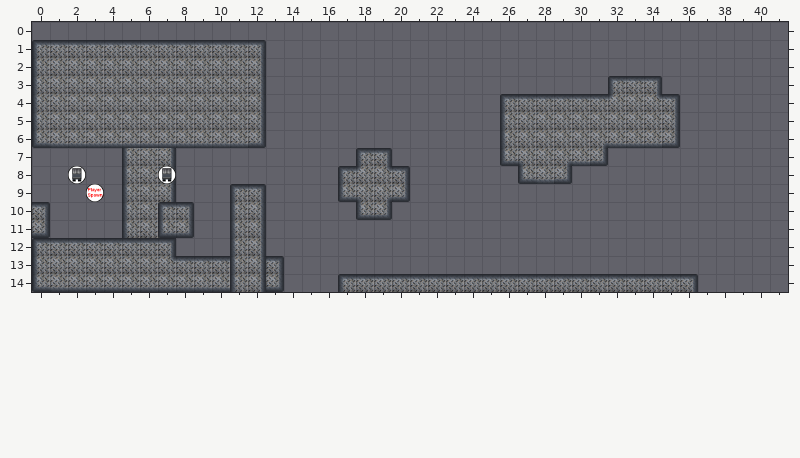
One commit to this Tiled map: core/assets/maps/map1.tmx. That is the earlier state.
Cells are 64x64 px. Shown: x 0..41, y 0..14.
New version:
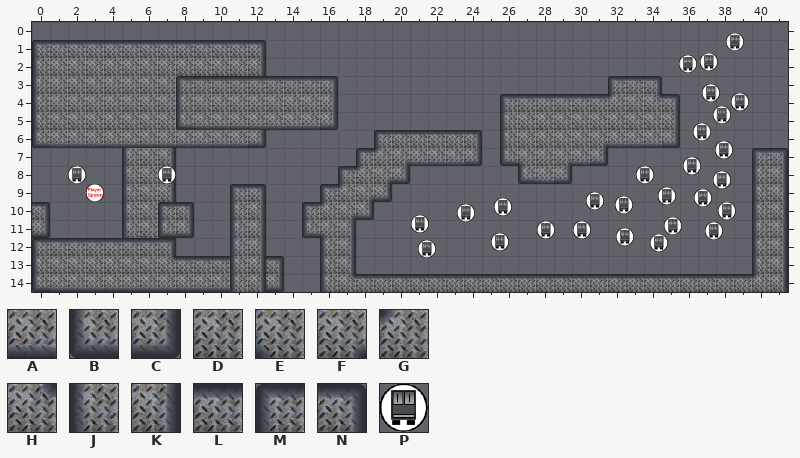
Key: from "blocks": A 0, B 1, C 2, D 3, E 4, F 5, G 6, H 7, J 8, K 9, L 10, M 11, N 12; from "spawns": P 1 "mob".
_ is an empty cell, . an unchanged one.
Objects are placed by their top-left corner, in cells (3,4 is the top-left corner of cell 3,4); size is 1x1 cell unless given.
Changes in this commit:
--- layer "mgLayer"
@@ x 15..41 @@
- 6 ....______.................
- 7 ....N_____...............__
- 8 ....HN...................__
- 9 ._BEFC...................__
-10 ___BC....................__
-11 ___......................__
-12 .__......................__
-13 .__......................__
-14 ._M..................N_____
+ 6 ....MLLLLN.................
+ 7 ....GFAAAC...............MN
+ 8 ....FC...................JK
+ 9 .MGFC_...................JK
+10 MGFC_....................JK
+11 BEK......................JK
+12 .JK......................JK
+13 .JK......................JK
+14 .JH..................LLLLGK
--- layer "fgLayer"
@@ x 8..16 @@
- 3 _________
- 4 _..._____
- 5 _________
+ 3 MLLLLLLLN
+ 4 J...DDDDK
+ 5 BAAAAAAAC
--- layer "ojLayer"
+P "mob" at 38.6,0.6
+P "mob" at 37.1,1.7
+P "mob" at 35.9,1.8
+P "mob" at 37.2,3.5
+P "mob" at 38.8,4
+P "mob" at 37.9,4.7
+P "mob" at 36.7,5.6
+P "mob" at 37.9,6.6
+P "mob" at 36.1,7.5
+P "mob" at 33.5,8
+P "mob" at 37.8,8.3
+P "mob" at 34.8,9.2
+P "mob" at 36.8,9.3
+P "mob" at 30.8,9.4
+P "mob" at 32.4,9.6
+P "mob" at 25.6,9.8
+P "mob" at 38.1,10
+P "mob" at 23.6,10.1
+P "mob" at 21.1,10.7
+P "mob" at 35.1,10.8
+P "mob" at 30,11
+P "mob" at 28.1,11.1
+P "mob" at 37.4,11.1
+P "mob" at 32.5,11.4
+P "mob" at 25.5,11.7
+P "mob" at 34.3,11.8
+P "mob" at 21.4,12.1
